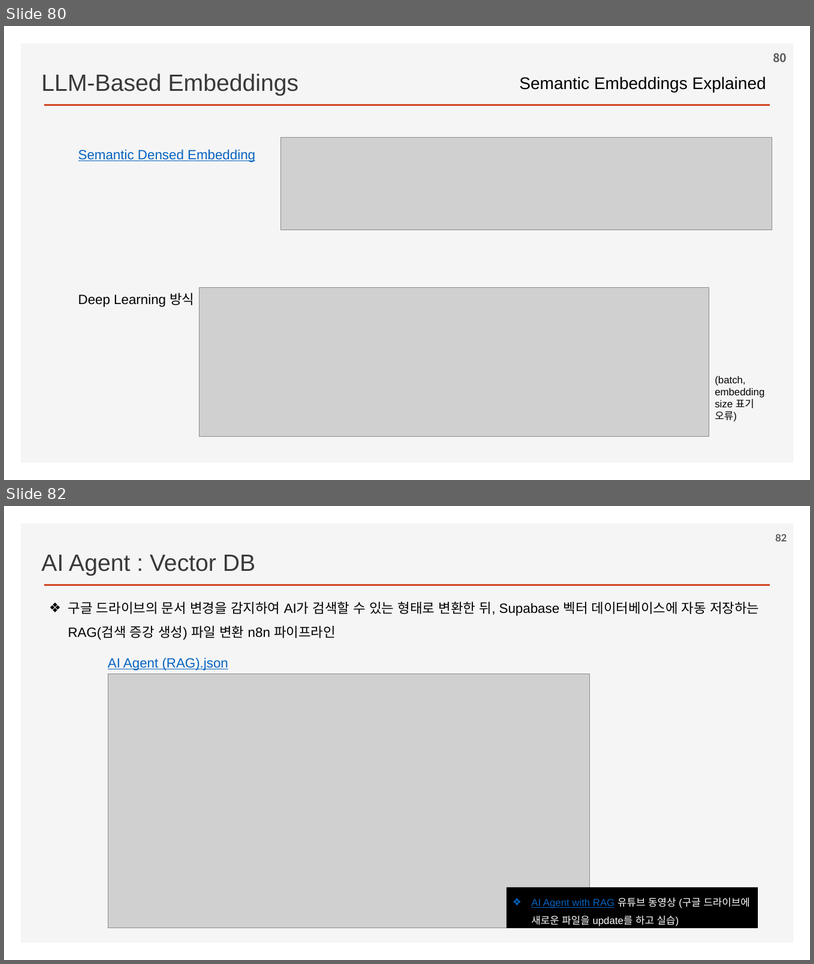
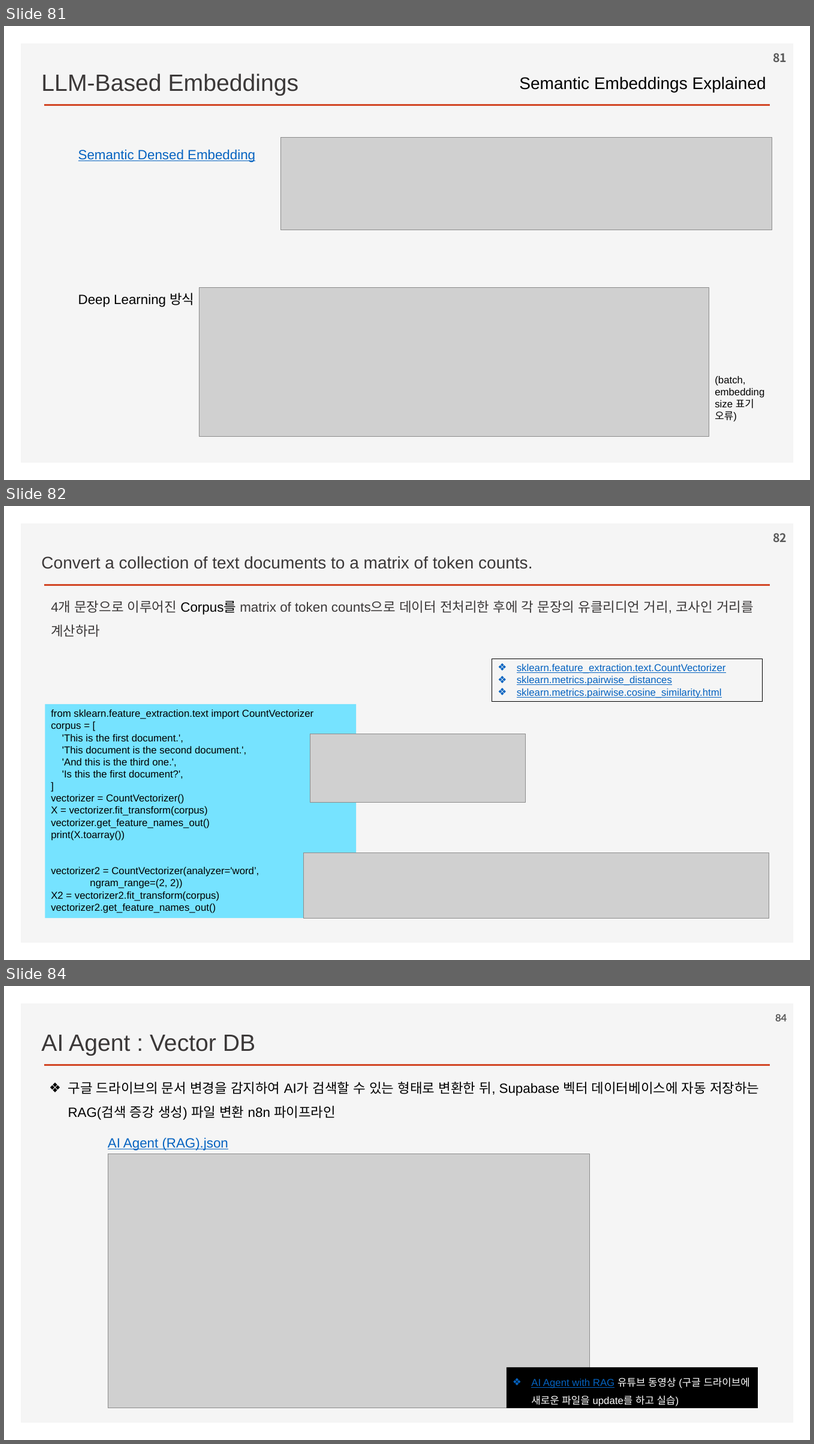
Before and after one commit to ancestor9/2026_Fall_AI-Workflow, a slide deck: PPTs/02_AI Workflow_n8n.pptx. Shown one above the other, each under a label of ours: slides 80 and 82 before the commit, slides 81, 82 and 84 after it; the slides between them are not shown. The pictures are 814x964 and 814x1444 pixels, drawn with LibreOffice and Linux fonts; fonts in the diff are those of the drawing; grey boxes stand for pictures; background and template pictures are left out. Boxes give left, top, right and bottom in pixels: in the first picture for what was removed or moved away, otherwise in the second. Text is boxed around its words. In the diff, an @@ line names an element or a change of style, - is before the commit and + after.

```diff
--- a/PPTs/02_AI Workflow_n8n.pptx
+++ b/PPTs/02_AI Workflow_n8n.pptx
@@ slide 82 added at [4, 506, 810, 960], background #FFFFFF; not listed: 2 template elements that a slide beside it also shows @@
@@ page number added at [773, 533, 787, 542], 14 pt, text #595959, bold @@
+82
@@ text added at [41, 556, 533, 569], 20 pt, text #3B3838 @@
+Convert a collection of text documents to a matrix of token counts.
@@ text added at [51, 600, 754, 637], 16 pt, text #3B3838 @@
+4개 문장으로 이루어진 Corpus를 matrix of token counts으로 데이터 전처리한 후에 각 문장의 유클리디언 거리, 코사인 거리를 계산하라
@@ rectangle added at [492, 658, 762, 702], outline #000000 0.75 pt, 12 pt, text #0563C1, underline @@
+❖ sklearn.feature_extraction.text.CountVectorizer
+❖ sklearn.metrics.pairwise_distances
+❖ sklearn.metrics.pairwise.cosine_similarity.html
@@ rectangle added at [45, 704, 357, 918], fill #76E3FF, 12 pt, text #000000 @@
+from sklearn.feature_extraction.text import CountVectorizer
+corpus = [
+'This is the first document.',
+'This document is the second document.',
+'And this is the third one.',
+'Is this the first document?',
+]
+vectorizer = CountVectorizer()
+X = vectorizer.fit_transform(corpus)
+vectorizer.get_feature_names_out()
+print(X.toarray())
+vectorizer2 = CountVectorizer(analyzer='word’,
+ngram_range=(2, 2))
+X2 = vectorizer2.fit_transform(corpus)
+vectorizer2.get_feature_names_out()
@@ picture added at [311, 733, 526, 802] @@
@@ picture added at [304, 853, 770, 918] @@
@@ what was slide 80 is now slide 81 @@
@@ page number at [773, 53, 787, 62]: text changed @@
-80
+81
@@ what was slide 82 is now slide 84 @@
@@ page number at [776, 1014, 787, 1021]: text changed @@
-82
+84
```
Also in this commit, not shown: 4 other slides added, 1 slide removed.
